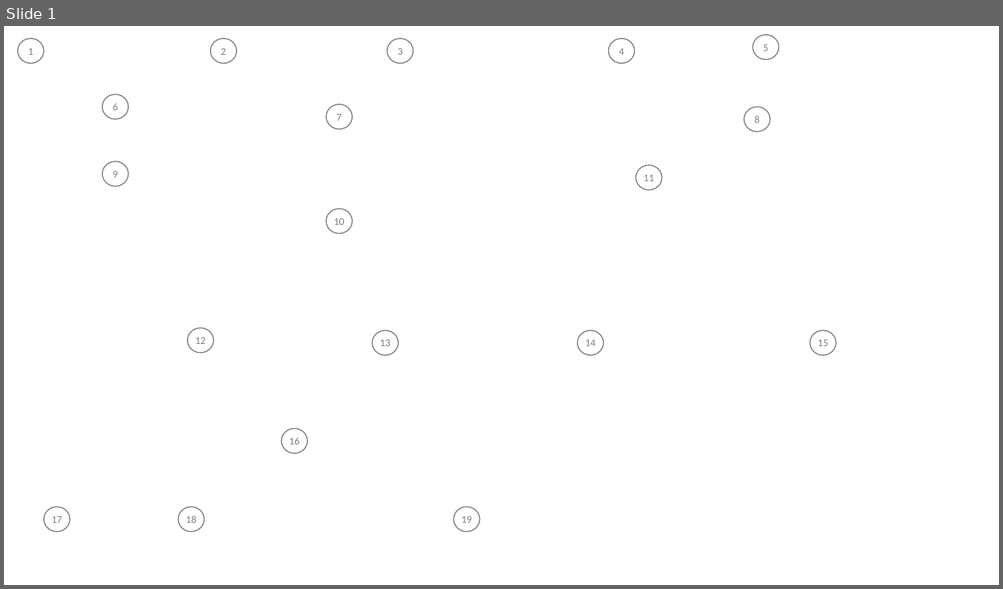
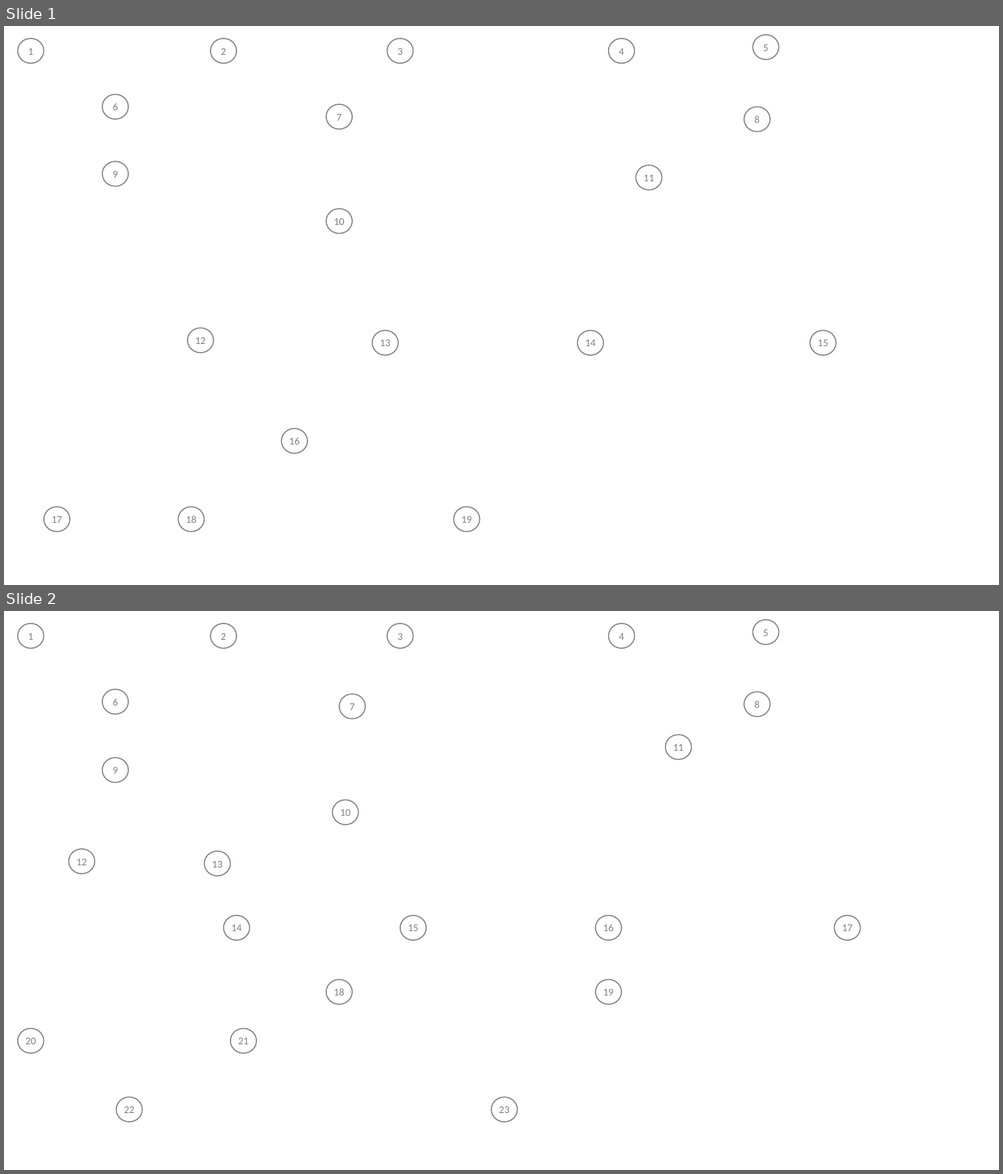
Before and after one commit to gbrault/gistfiles, a slide deck: knex/documenting.pptx. Shown one above the other, each under a label of ours: slide 1 before the commit, slides 1 and 2 after it. The pictures are 1003x589 and 1003x1174 pixels, drawn with LibreOffice and Linux fonts; fonts in the diff are those of the drawing; background and template pictures are left out. Boxes give left, top, right and bottom in pixels: in the first picture for what was removed or moved away, otherwise in the second. Text is boxed around its words. In the diff, an @@ line names an element or a change of style, - is before the commit and + after.

```diff
--- a/knex/documenting.pptx
+++ b/knex/documenting.pptx
@@ slide 2 added at (4, 611, 999, 1170), background picture (left out) @@
@@ ellipse added at (17, 624, 43, 648), fill #FFFFFF, outline #808080 1 pt, 10 pt, text #808080 @@
+1
@@ ellipse added at (210, 624, 237, 648), fill #FFFFFF, outline #808080 1 pt, 10 pt, text #808080 @@
+2
@@ ellipse added at (387, 624, 413, 648), fill #FFFFFF, outline #808080 1 pt, 10 pt, text #808080 @@
+3
@@ ellipse added at (609, 624, 634, 648), fill #FFFFFF, outline #808080 1 pt, 10 pt, text #808080 @@
+4
@@ ellipse added at (752, 620, 779, 644), fill #FFFFFF, outline #808080 1 pt, 10 pt, text #808080 @@
+5
@@ ellipse added at (102, 689, 128, 714), fill #FFFFFF, outline #808080 1 pt, 10 pt, text #808080 @@
+6
@@ ellipse added at (339, 694, 365, 718), fill #FFFFFF, outline #808080 1 pt, 10 pt, text #808080 @@
+7
@@ ellipse added at (744, 692, 770, 716), fill #FFFFFF, outline #808080 1 pt, 10 pt, text #808080 @@
+8
@@ ellipse added at (665, 735, 691, 760), fill #FFFFFF, outline #808080 1 pt, 10 pt, text #808080 @@
+11
@@ ellipse added at (102, 758, 128, 783), fill #FFFFFF, outline #808080 1 pt, 10 pt, text #808080 @@
+9
@@ ellipse added at (333, 800, 358, 824), fill #FFFFFF, outline #808080 1 pt, 10 pt, text #808080 @@
+10
@@ ellipse added at (69, 849, 95, 874), fill #FFFFFF, outline #808080 1 pt, 10 pt, text #808080 @@
+12
@@ ellipse added at (204, 851, 230, 876), fill #FFFFFF, outline #808080 1 pt, 10 pt, text #808080 @@
+13
@@ ellipse added at (223, 915, 250, 940), fill #FFFFFF, outline #808080 1 pt, 10 pt, text #808080 @@
+14
@@ ellipse added at (400, 915, 427, 940), fill #FFFFFF, outline #808080 1 pt, 10 pt, text #808080 @@
+15
@@ ellipse added at (595, 915, 621, 940), fill #FFFFFF, outline #808080 1 pt, 10 pt, text #808080 @@
+16
@@ ellipse added at (834, 915, 860, 940), fill #FFFFFF, outline #808080 1 pt, 10 pt, text #808080 @@
+17
@@ ellipse added at (327, 980, 353, 1004), fill #FFFFFF, outline #808080 1 pt, 10 pt, text #808080 @@
+18
@@ ellipse added at (595, 980, 621, 1004), fill #FFFFFF, outline #808080 1 pt, 10 pt, text #808080 @@
+19
@@ ellipse added at (17, 1029, 43, 1054), fill #FFFFFF, outline #808080 1 pt, 10 pt, text #808080 @@
+20
@@ ellipse added at (230, 1029, 256, 1054), fill #FFFFFF, outline #808080 1 pt, 10 pt, text #808080 @@
+21
@@ ellipse added at (116, 1097, 142, 1122), fill #FFFFFF, outline #808080 1 pt, 10 pt, text #808080 @@
+22
@@ ellipse added at (491, 1097, 518, 1122), fill #FFFFFF, outline #808080 1 pt, 10 pt, text #808080 @@
+23
```
